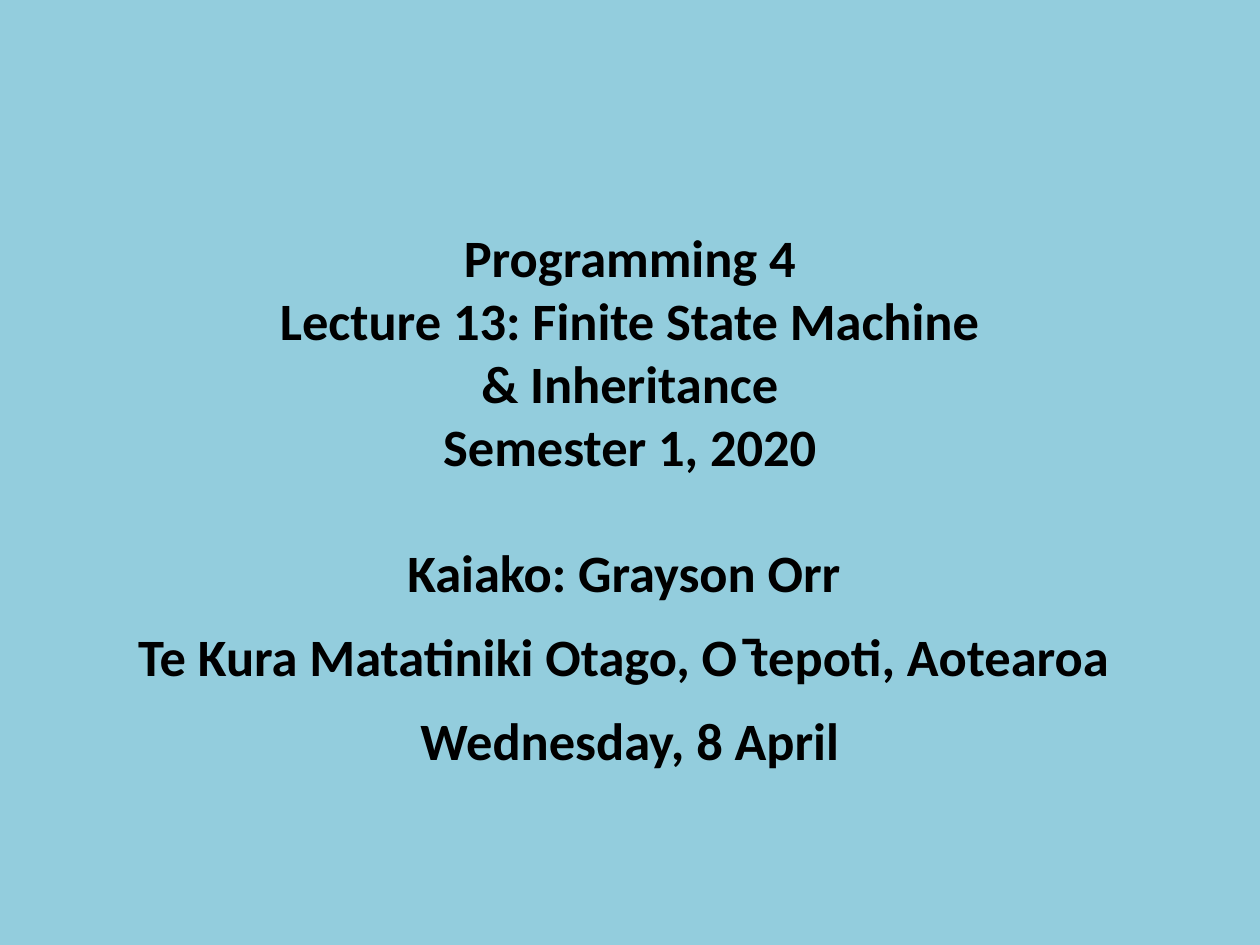
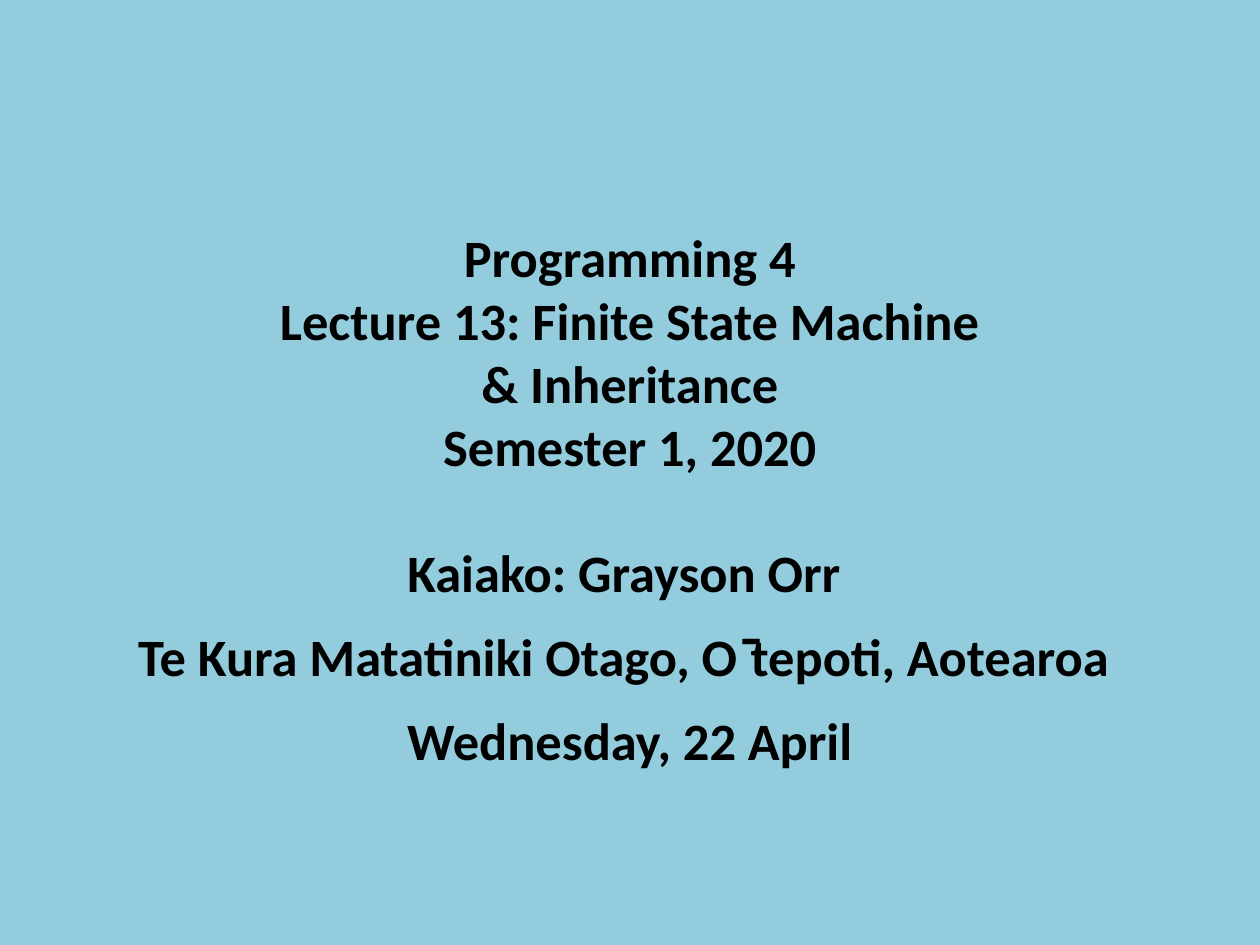
Before and after one commit to otago-polytechnic-bit-courses/prog-4-course-materials, a slide deck: slide 1 of lectures/13-finite-state-machine-&-inheritance.pptx. Drawn at 1260x945 pixels with LibreOffice and Linux fonts; fonts in the diff are those of the drawing. Boxes give left, top, right and bottom in pixels: in the first picture for what was removed or moved away, otherwise in the second. Text is boxed around its words. In the diff, an @@ line names an element or a change of style, - is before the commit and + after.

```diff
--- a/lectures/13-finite-state-machine-&-inheritance.pptx
+++ b/lectures/13-finite-state-machine-&-inheritance.pptx
@@ text at (407,723,852,769): text changed @@
-Wednesday, 8 April
+Wednesday, 22 April
```
Also in this commit, not shown: 2 other files.
